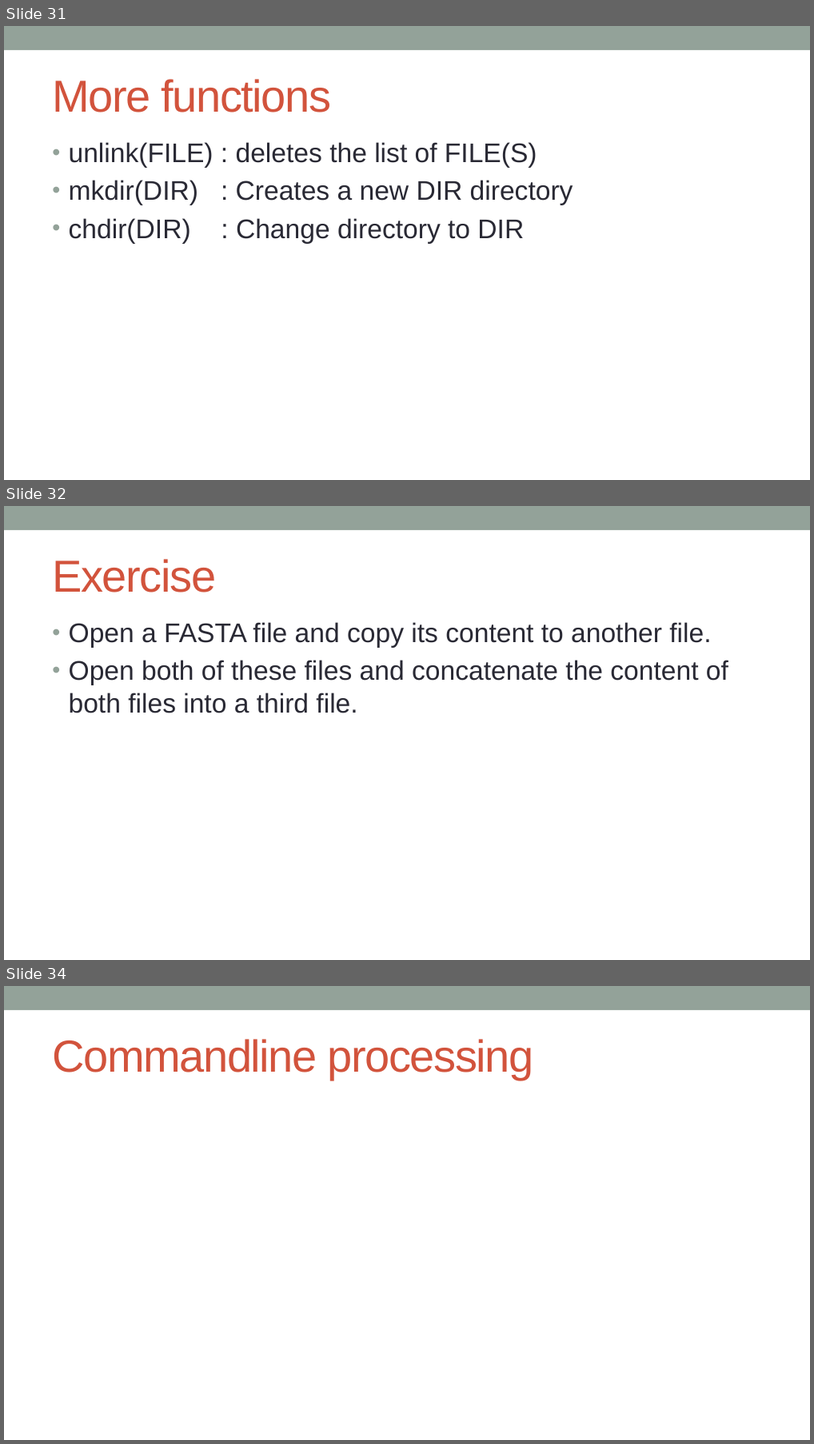
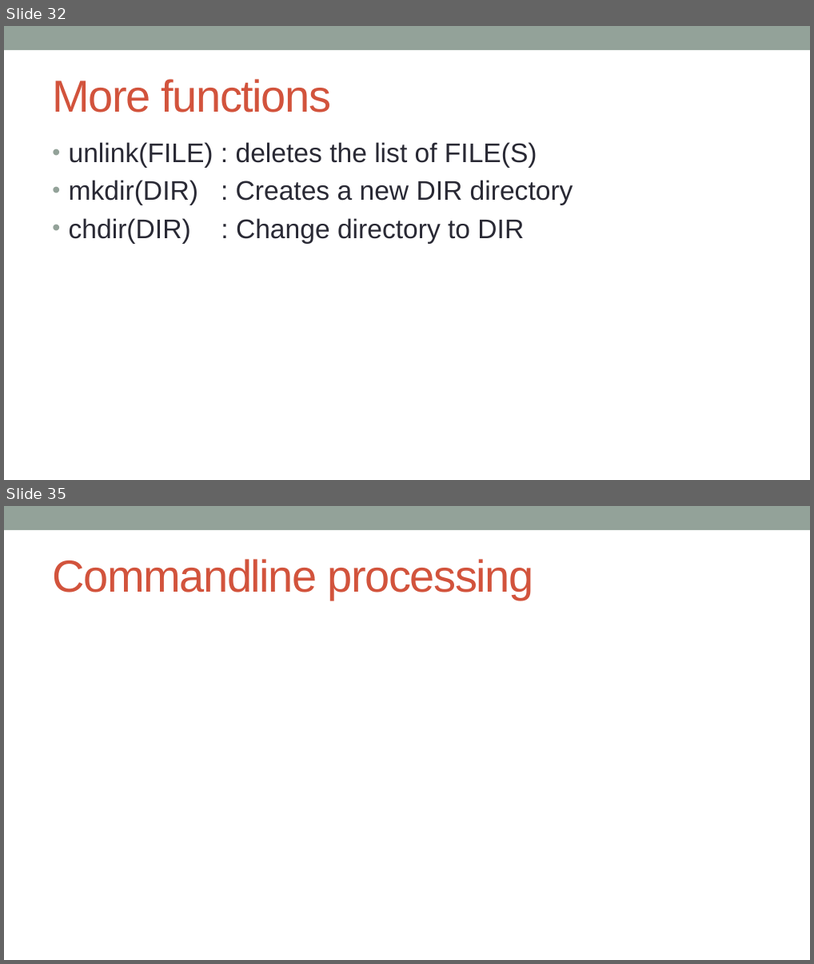
Before and after one commit to kanhu-pcr-code/bioinfo-PERL-course, a slide deck: PPTs/7.Perl_file_handling.pptx. Shown one above the other, each under a label of ours: slides 31, 32 and 34 before the commit, slides 32 and 35 after it; the slides between them are not shown. The pictures are 814x1444 and 814x964 pixels, drawn with LibreOffice and Linux fonts; fonts in the diff are those of the drawing. Boxes give left, top, right and bottom in pixels: in the first picture for what was removed or moved away, otherwise in the second. Text is boxed around its words. In the diff, an @@ line names an element or a change of style, - is before the commit and + after.

```diff
--- a/PPTs/7.Perl_file_handling.pptx
+++ b/PPTs/7.Perl_file_handling.pptx
@@ slide 32 removed at [4,506,810,960], background #FFFFFF; not listed: 1 template element that a slide beside it also shows @@
@@ title removed at [52,559,216,592] @@
-Exercise
@@ text removed at [69,622,729,713] @@
-• Open a FASTA file and copy its content to another file.
-• Open both of these files and concatenate the content of both files into a third file.
@@ what was slide 31 is now slide 32 @@
@@ what was slide 34 is now slide 35 @@
```
Also in this commit, not shown: 1 slide changed, 2 slides added, 13 other files.
